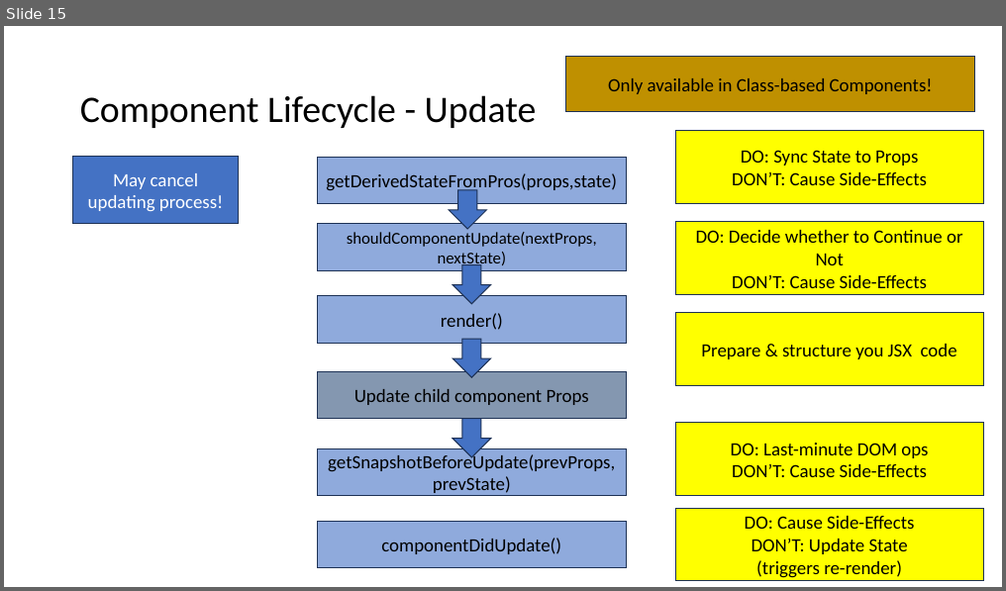
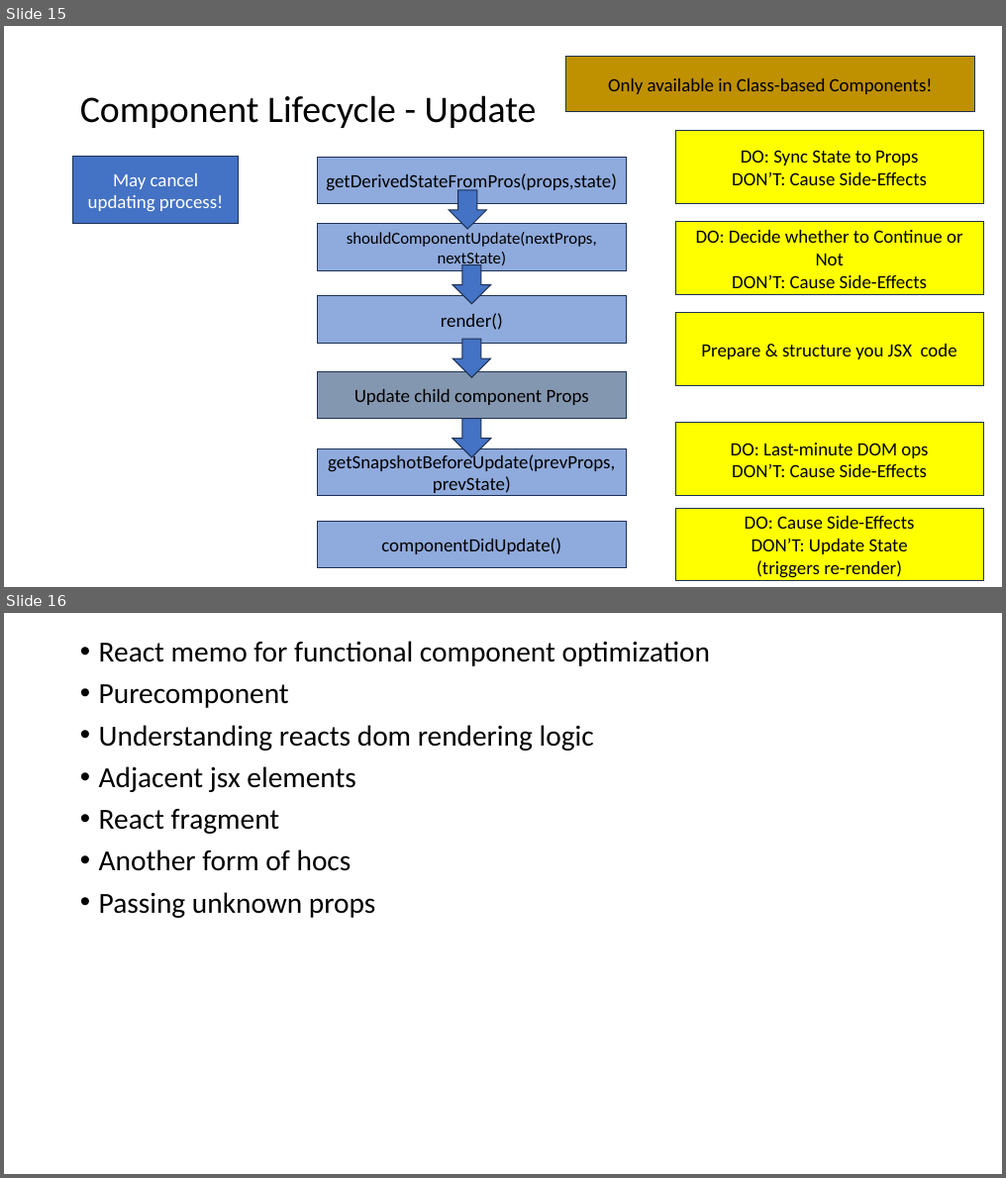
Before and after one commit to PiyushChaturvedii/Batch04, a slide deck: Reactjs.pptx. Shown one above the other, each under a label of ours: slide 15 before the commit, slides 15 and 16 after it. The pictures are 1006x591 and 1006x1178 pixels, drawn with LibreOffice and Linux fonts; fonts in the diff are those of the drawing. Boxes give left, top, right and bottom in pixels: in the first picture for what was removed or moved away, otherwise in the second. Text is boxed around its words. In the diff, an @@ line names an element or a change of style, - is before the commit and + after.

Commit message:
ReactMemo

```diff
--- a/Reactjs.pptx
+++ b/Reactjs.pptx
@@ slide 16 added at box(4, 613, 1002, 1174), background #FFFFFF @@
@@ text added at box(99, 641, 711, 918), 28 pt, text #000000 @@
+• React memo for functional component optimization
+• Purecomponent
+• Understanding reacts dom rendering logic
+• Adjacent jsx elements
+• React fragment
+• Another form of hocs
+• Passing unknown props
```
Also in this commit, not shown: 1 other slide added, 20 other files.
